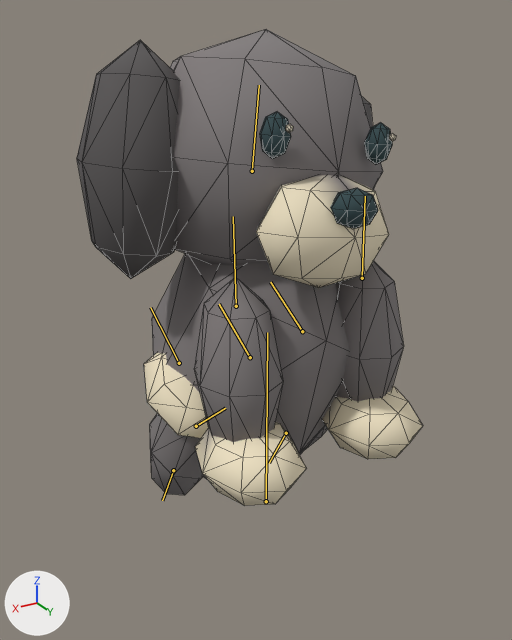
What one commit did to the glTF model public/assets/island/petshop-v1/pet_puppy__black_low.glb.
Before and after are seen from a 50 mm camera at (0.45, 0.721, 0.653) aimed at (0.001, -0.028, 0.279). Lighting does not change. The marker at lower left points along +X, +Y and +Z. The first picture is the older version. Both versions are drawn at frame 18 of the action 'BasketSit'; the numbers are the values there. The bones that bend it are drawn over the model as lines. Mesh edges are drawn as thin lines.
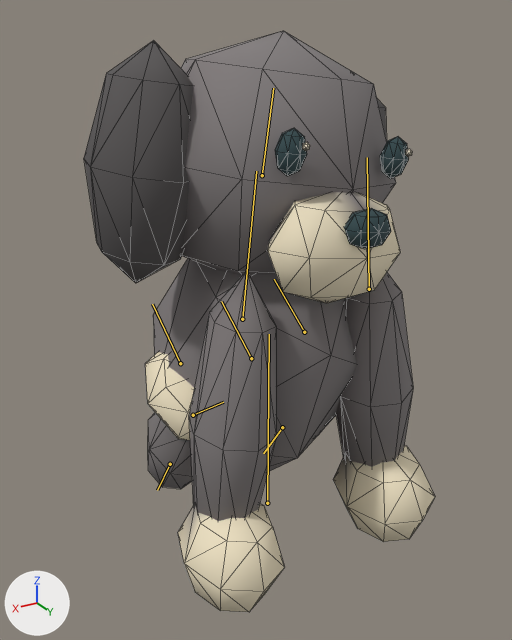
The change in detail:
Bone 'Root' (bone_root) moves from (-4158.184, 0.0, -8573.778) to (-4158.184, 0.0, -8573.782).
Bone 'Body' (bone_body) turns from (61, 0, 0) to (57, 0, 0) degrees about its own x, y and z.
Bone 'Front.L' (bone_front_l) turns from (-59, 0, 0) to (-57, -5, -3) degrees about its own x, y and z.
Bone 'Front.L' (bone_front_l) is rescaled from (1.0, 1.0, 1.0) to (1.0, 1.6, 1.0).
Bone 'Front.R' (bone_front_r) turns from (-59, 0, 0) to (-57, 5, 3) degrees about its own x, y and z.
Bone 'Front.R' (bone_front_r) is rescaled from (1.0, 1.0, 1.0) to (1.0, 1.6, 1.0).

Boxes [x1, y1, x2, y2] around the edits, measured in the pictures (512 x 640 px):
'Mesh_0', posed (22% taller)
    before: [77, 29, 423, 506]
    after: [84, 31, 435, 612]
bone 'Root', root to tip
    before: (266, 501) to (267, 332)
    after: (267, 503) to (269, 334)
bone 'Body', root to tip
    before: (250, 357) to (219, 304)
    after: (251, 358) to (221, 301)
bone 'Front.L', root to tip
    before: (362, 278) to (365, 196)
    after: (369, 289) to (367, 157)
bone 'Front.R', root to tip
    before: (236, 306) to (233, 216)
    after: (242, 319) to (256, 171)
